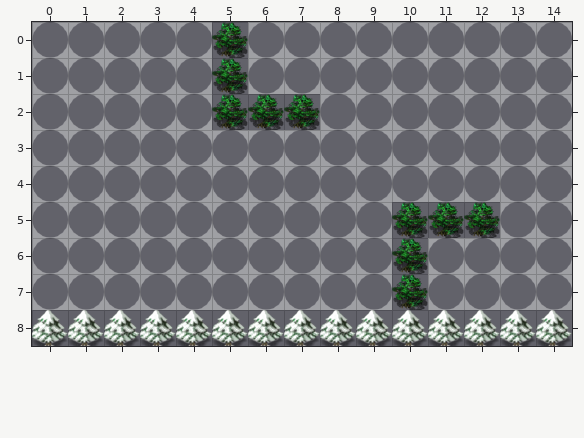
Tiled map -- res/map/game1_1.tmx. The first picture shows the starting point.
Cells are 64x64 px. Shown: x 0..14, y 0..8.
Now the later version:
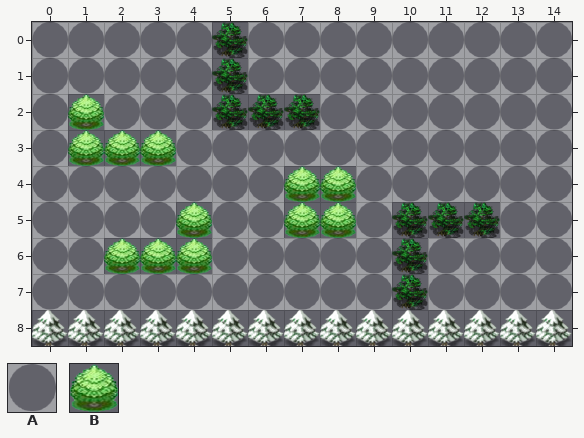
Key: from "map": A 50, B 56.
_ is an empty cell, . an unchanged one.
Edits made:
--- layer "showLayer"
@@ x 1..8 @@
-2 A.......
-3 AAA.....
-4 ......AA
-5 ...A..AA
-6 .AAA....
+2 _.......
+3 ___.....
+4 ......__
+5 ..._..__
+6 .___....
--- layer "layer"
@@ x 1..8 @@
-2 _.......
-3 ___.....
-4 ......__
-5 ..._..__
-6 .___....
+2 B.......
+3 BBB.....
+4 ......BB
+5 ...B..BB
+6 .BBB....
